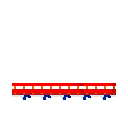
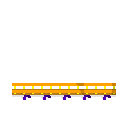
The second 128×128 image is a revision of the first. Changes to its layers:
painted on "Layer 7" over (12, 83, 116, 100)
